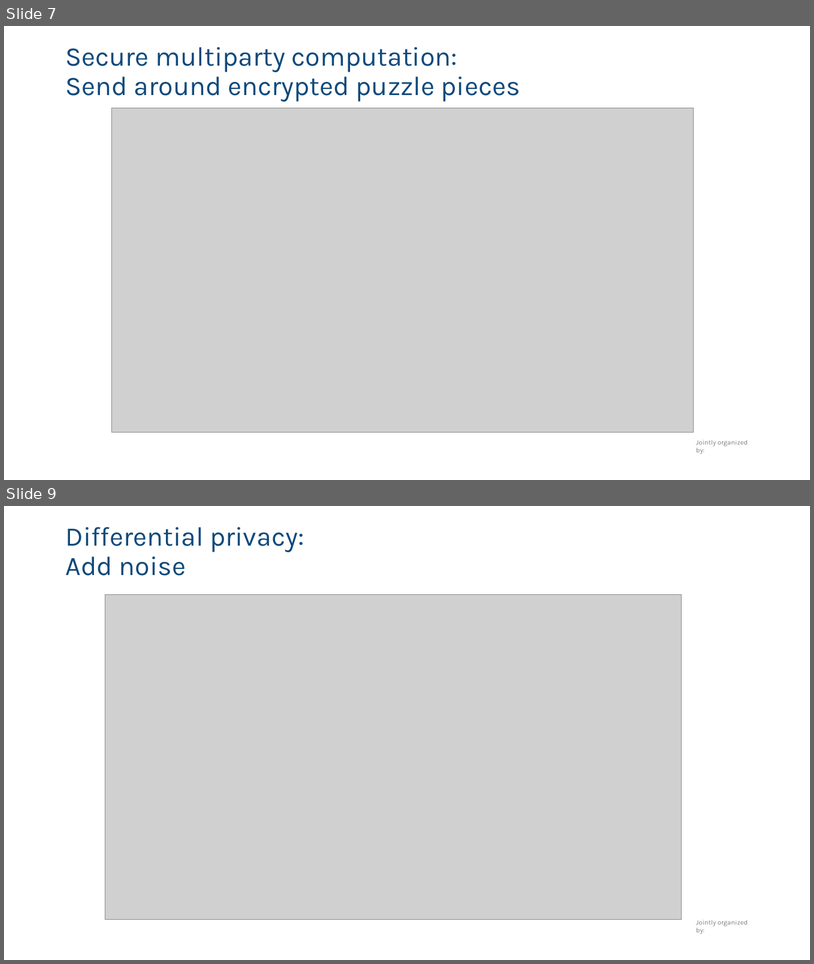
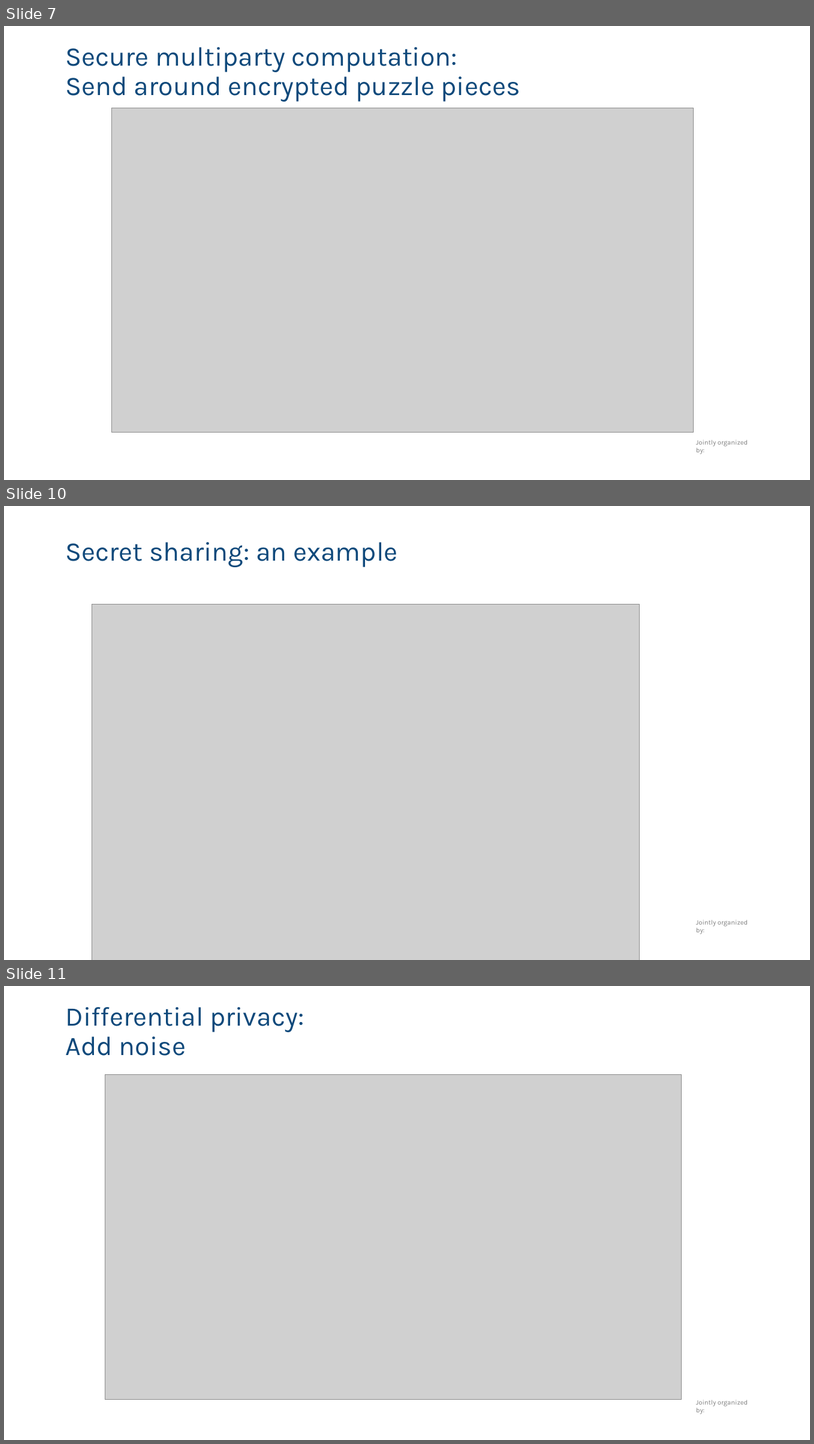
Before and after one commit to vantage6/vantage6-workshop, a slide deck: slides/chapter_1_PET_intro.pptx. Shown one above the other, each under a label of ours: slides 7 and 9 before the commit, slides 7, 10 and 11 after it; the slides between them are not shown. The pictures are 814x964 and 814x1444 pixels, drawn with LibreOffice and Linux fonts; fonts in the diff are those of the drawing; grey boxes stand for pictures; background and template pictures are left out. Boxes give left, top, right and bottom in pixels: in the first picture for what was removed or moved away, otherwise in the second. Text is boxed around its words. In the diff, an @@ line names an element or a change of style, - is before the commit and + after.

Commit message:
new slides

```diff
--- a/slides/chapter_1_PET_intro.pptx
+++ b/slides/chapter_1_PET_intro.pptx
@@ slide 10 added at [4,506,810,960], background #FFFFFF; not listed: 1 template element that a slide beside it also shows @@
@@ title added at [65,542,398,567], 32 pt, text #0F497B @@
+Secret sharing: an example
@@ picture added at [92,604,641,960] @@
@@ what was slide 9 is now slide 11 @@
```
Also in this commit, not shown: 1 slide changed, 1 other slide added, 1 other file.
